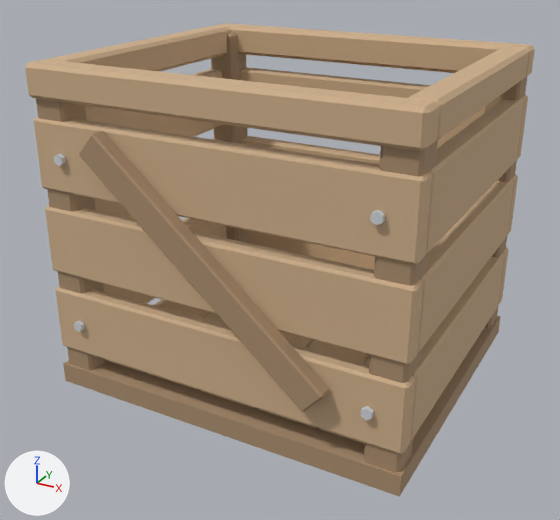
An edit to the glTF model assets/export/prop_crate.glb, drawn before and after from the same camera.
Before and after are seen from a 50 mm lens placed at (0.58, -1.099, 0.741), pointed at (-0.005, -0.035, 0.209). Arrows for +X, +Y and +Z are at lower left; the lights stay in place. The picture after the commit comes second.

Objects in the first picture: 'prop_crate'.
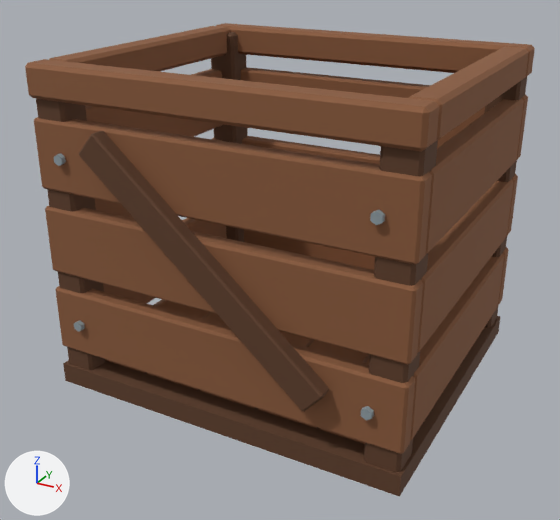
Changed parts and their boxes (x1, y1, x2, y2) in the pictures (560 x 520 px):
'prop_crate', recoloured (beige to brown): (25, 23, 535, 497) in both

What changed in the scene script:
```text
Change mat_wood_dark:
    mat_wood_dark.base_color: (0.4, 0.267, 0.157) -> (0.112, 0.0467, 0.0203)  # beige #aa8d6e -> brown #5e3d27
Change mat_wood:
    mat_wood.base_color: (0.62, 0.431, 0.259) -> (0.254, 0.102, 0.0423)  # beige #ceaf8b -> brown #8a5a3a
Change mat_metal:
    mat_metal.base_color: (0.62, 0.65, 0.69) -> (0.266, 0.323, 0.352)  # light grey #ced3d8 -> grey #8d9aa0
```
